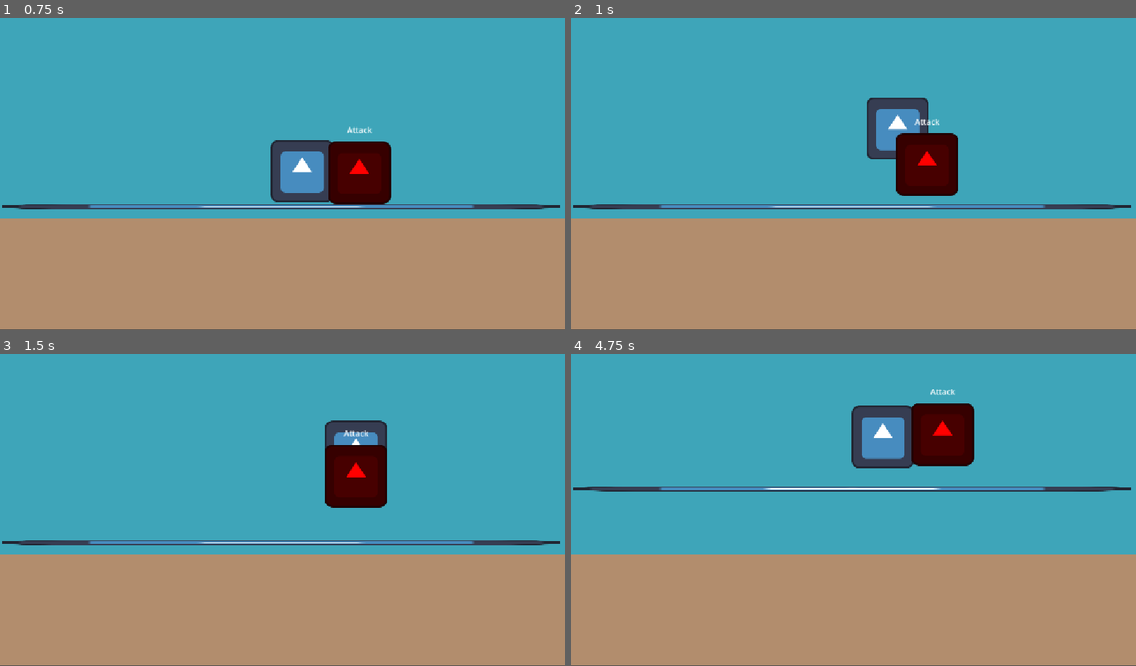
Above: before the commit, frames 1-4 (two rows, left to right).
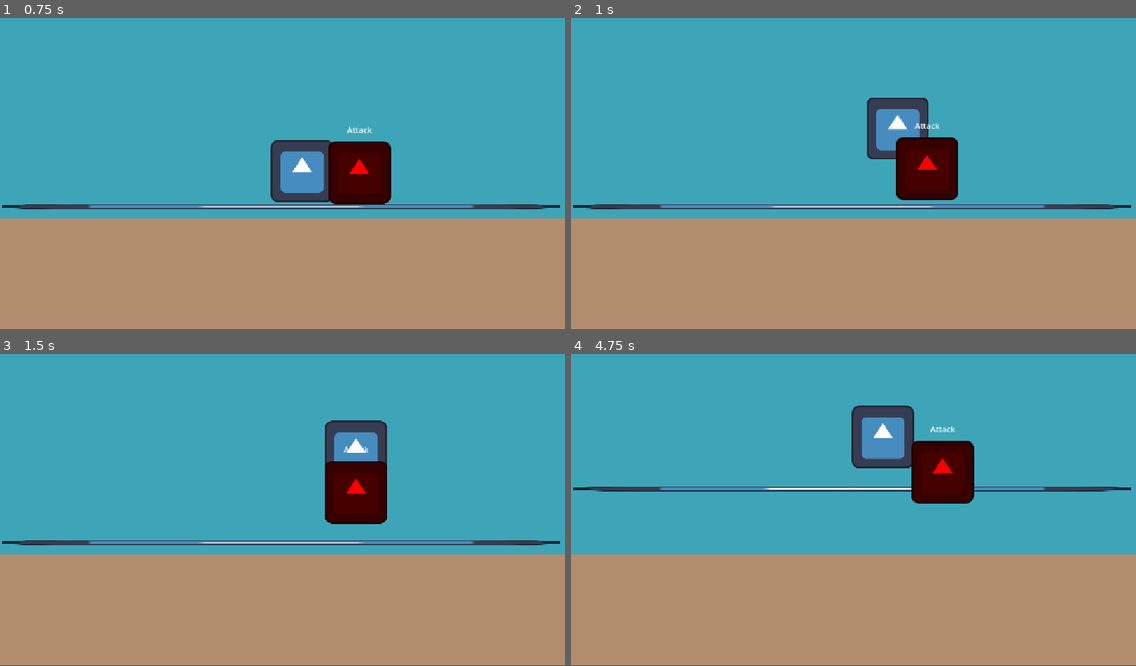
Above: after the commit, the same moments.

Repository: zhang-edward/shrimp-beat-em-up
Game: Godot game, scene res://scenes/Game.tscn
Two runs of this game, one before a commit and one after it. Both use one fixed random seed, a clock stepped at 60 frames per second and the inputs below. The engine's default icon, where the game draws it, is replaced by a stand-in: a white triangle on a blue panel in a dark square.
Inputs:
- Up to frame 1 (0.75 s): hold Right (move_right) from 0.53 s (still down)
- Up to frame 2 (1 s): keep holding Right (move_right); tap Space (jump) at 0.77 s
- Up to frame 3 (1.5 s): release Right (move_right) at 1.28 s; hold Down (move_down) from 1.28 s (still down)
- Up to frame 4 (4.75 s): tap Space (jump) at 1.52, 3.02, 3.77, 4.52 s; release Down (move_down) at 2.03 s; hold Right (move_right) 2.03-2.78 s; hold Up (move_up) 2.78-3.53 s; hold Left (move_left) from 3.53 s (still down)

Frame 1 is identical in both runs. In frame 2, 0.5% of the frame differs, in the area x 57-69%, y 32-59%; in frame 3, 1.5%; in frame 4, 2.9%, in the area x 60-72%, y 11-48%.

Commit message:
Add velocity y-axis scaling for isometric movement

Diff:
--- a/scripts/Enemy.gd
+++ b/scripts/Enemy.gd
@@ -5,6 +5,7 @@
 
 @export var playerRef: Player
 var gravity = ProjectSettings.get_setting("physics/2d/default_gravity")
+var absolute_velocity := Vector2.ZERO
 
 func _ready() -> void:
 	pass
@@ -13,4 +14,5 @@
 	playerRef = player
 
 func _physics_process(delta: float) -> void:
+	velocity = MovementUtils.scale_velocity(absolute_velocity)
 	move_and_slide()
--- /dev/null
+++ b/scripts/MovementUtils.gd
@@ -0,0 +1,9 @@
+class_name MovementUtils
+
+const DEPTH_SCALE: float = 0.5 # Dampens vertical movement by 50%
+
+static func scale_velocity(v: Vector2) -> Vector2:
+	# Scale the velocity based on the maximum speed and depth scale
+	var scaled_v = v
+	scaled_v.y *= DEPTH_SCALE
+	return scaled_v
--- a/scripts/states/AttackState.gd
+++ b/scripts/states/AttackState.gd
@@ -19,17 +19,17 @@
 	var enemy = entity as Enemy
 	var player = enemy.playerRef
 
-	enemy.velocity.x = sign(player.global_position.x - enemy.global_position.x) * enemy.move_speed \
+	enemy.absolute_velocity.x = sign(player.global_position.x - enemy.global_position.x) * enemy.move_speed \
 		if abs(player.global_position.x - enemy.global_position.x) > ATTACK_RANGE_X \
 		else 0.0
 
-	enemy.velocity.y = sign(player.global_position.y - enemy.global_position.y) * enemy.move_speed \
+	enemy.absolute_velocity.y = sign(player.global_position.y - enemy.global_position.y) * enemy.move_speed \
 		if abs(player.global_position.y - enemy.global_position.y) > ATTACK_RANGE_Y \
 		else 0.0
 
 	if abs(player.global_position.x - enemy.global_position.x) <= ATTACK_RANGE_X and \
 		abs(player.global_position.y - enemy.global_position.y) <= ATTACK_RANGE_Y:
-		enemy.velocity = Vector2.ZERO
+		enemy.absolute_velocity = Vector2.ZERO
 		# Attack player
 		if attack_timer <= 0.0:
 			attack_timer = ATTACK_COOLDOWN_SECONDS
--- a/scripts/states/WanderState.gd
+++ b/scripts/states/WanderState.gd
@@ -38,6 +38,6 @@
 			timer = randf_range(PAUSE_TIME_SECONDS_MIN, PAUSE_TIME_SECONDS_MAX)
 
 	if wandering:
-		enemy.velocity = random_direction * enemy.move_speed
+		enemy.absolute_velocity = random_direction * enemy.move_speed
 	else:
-		enemy.velocity = Vector2.ZERO
+		enemy.absolute_velocity = Vector2.ZERO
Not shown, added: scripts/MovementUtils.gd.uid
